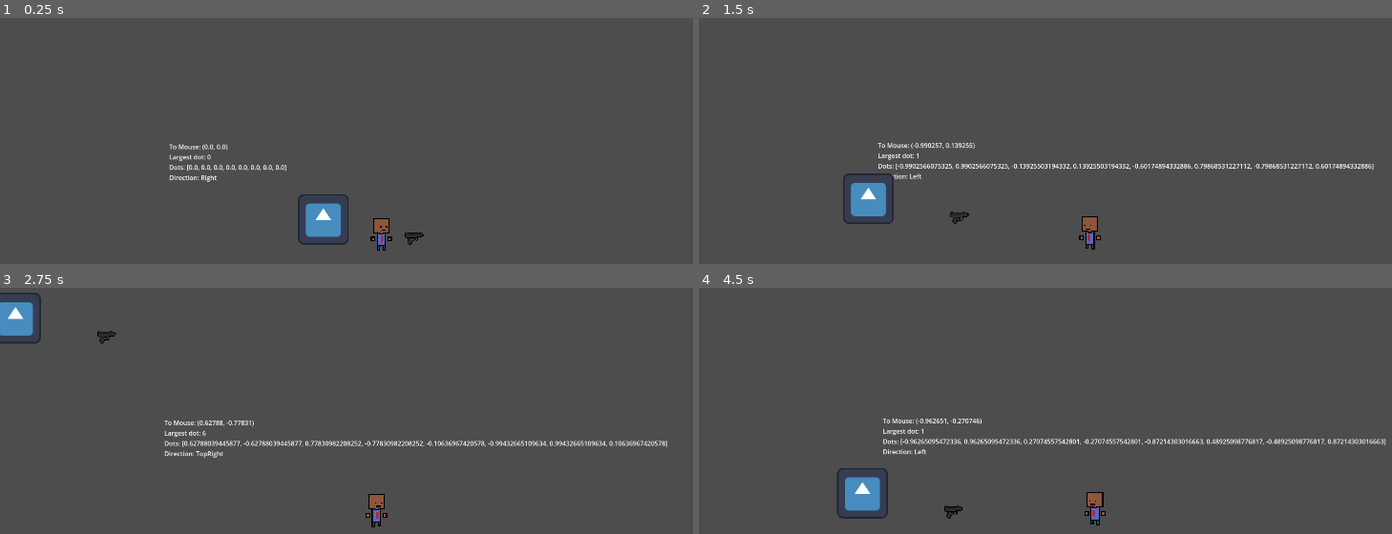
Above: before the commit, frames 1-4 (two rows, left to right).
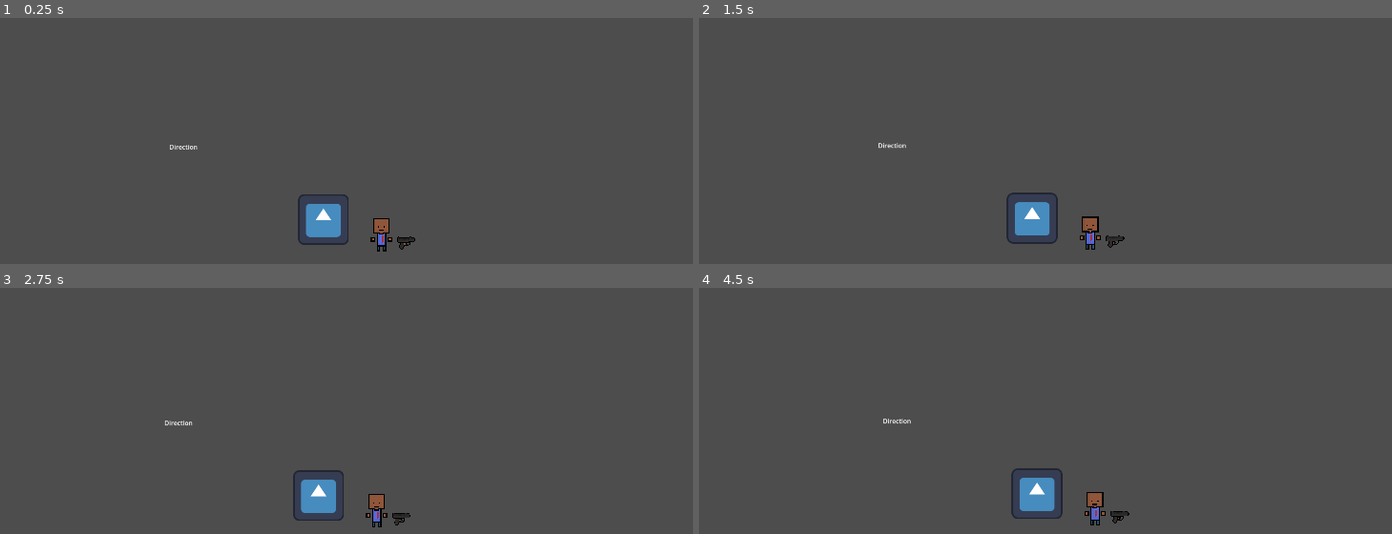
Above: after the commit, the same moments.

Repository: KarumGhag/Hitman-5
Game: Godot game, scene res://World/world.tscn
Two runs of this game, one before a commit and one after it. Both use one fixed random seed, a clock stepped at 60 frames per second and the inputs below. The engine's default icon, where the game draws it, is replaced by a stand-in: a white triangle on a blue panel in a dark square.
Inputs (mouse positions are in pixels of both pictures, inside the frame that each line leads up to):
- Up to frame 1 (0.25 s): no input
- Up to frame 2 (1.5 s): tap Enter at 0.5 s; move the mouse to (1246, 209) at 0.52 s; hold D (right) 0.53-1.28 s; tap Mouse wheel up (nextItem, bound only after the commit) at 0.6, 1.35 s; move the mouse to (927, 254) at 1.27 s; hold S (down) from 1.28 s (still down)
- Up to frame 3 (2.75 s): move the mouse to (457, 408) at 2.02 s; release S (down) at 2.03 s; hold D (right) from 2.03 s (still down); tap Mouse wheel up (nextItem, bound only after the commit) at 2.1 s
- Up to frame 4 (4.5 s): move the mouse to (outside the picture) at 2.77 s; release D (right) at 2.78 s; hold W (up) 2.78-3.53 s; tap Mouse wheel up (nextItem, bound only after the commit) at 2.85, 3.6, 4.35 s; move the mouse to (outside the picture) at 3.52 s; hold A (left) from 3.53 s (still down); move the mouse to (851, 438) at 4.27 s

The runs differ from the first frame. In frame 1, 0.7% of the frame differs, in the area x 24-62%, y 51-95%; in frame 2, 3.1%; in frame 3, 3.2%; in frame 4, 3.3%, in the area x 19-100%, y 53-97%.
Error after the commit: Invalid access to property or key 'global_position' on a base object of type 'Nil'. (res://Player/player.gd:24)

Commit message:
making inventory system

Diff:
--- a/Camera/Camera.tscn
+++ b/Camera/Camera.tscn
@@ -2,5 +2,5 @@
 
 [ext_resource type="Script" uid="uid://diw7inyo7vf7t" path="res://Camera/camera.gd" id="1_h187x"]
 
-[node name="Camera" type="Camera2D"]
+[node name="Camera" type="Camera2D" groups=["Camera"]]
 script = ExtResource("1_h187x")
--- a/Gun System/GunClass.gd
+++ b/Gun System/GunClass.gd
@@ -1,3 +1,3 @@
-extends Node2D
+extends Item
 
 class_name GunClass
--- a/Gun System/GunClass.tscn
+++ b/Gun System/GunClass.tscn
@@ -21,6 +21,7 @@
 
 [sub_resource type="Animation" id="Animation_blotc"]
 length = 0.7
+loop_mode = 1
 tracks/0/type = "value"
 tracks/0/imported = false
 tracks/0/enabled = true
@@ -40,8 +41,17 @@
 &"Pump": SubResource("Animation_blotc")
 }
 
-[node name="GunClass" type="Node2D"]
+[sub_resource type="CircleShape2D" id="CircleShape2D_rj1wu"]
+radius = 149.121
+
+[sub_resource type="CircleShape2D" id="CircleShape2D_thvgv"]
+radius = 50.4207
+
+[node name="GunClass" type="Node2D" node_paths=PackedStringArray("pickUpArea", "pickUpBox")]
 script = ExtResource("1_its6t")
+itemName = "Glock"
+pickUpArea = NodePath("PickUpArea")
+pickUpBox = NodePath("PickUpBox")
 
 [node name="AnimationPlayer" type="AnimationPlayer" parent="."]
 libraries = {
@@ -51,7 +61,6 @@
 
 [node name="Sprite2D" type="Sprite2D" parent="."]
 texture_filter = 1
-position = Vector2(21, -11)
 texture = ExtResource("2_f1gvl")
 hframes = 3
 vframes = 2
@@ -71,3 +80,14 @@
 "source": "res://Art/Guns/Glock.aseprite"
 }
 metadata/_aseprite_wizard_source_file_hash_ = "29d4e4d221828b30f4085f286684e4bd"
+
+[node name="PickUpArea" type="Area2D" parent="."]
+
+[node name="CollisionShape2D" type="CollisionShape2D" parent="PickUpArea"]
+shape = SubResource("CircleShape2D_rj1wu")
+
+[node name="PickUpBox" type="Area2D" parent="."]
+
+[node name="CollisionShape2D" type="CollisionShape2D" parent="PickUpBox"]
+position = Vector2(1, 1.5)
+shape = SubResource("CircleShape2D_thvgv")
--- a/Inventory/ItemClass.gd
+++ b/Inventory/ItemClass.gd
@@ -1,14 +1,17 @@
-extends Node
+extends Node2D
 
 class_name Item
 
+@export_subgroup("Item")
 @export var itemName : String
 
-@export var pickUpArea : Area2D
-@export var pickUpBox : Area2D
+@export var pickUpArea : Area2D	## How close you have to be to pick up an item
+@export var pickUpBox : Area2D	## The area you have to click on to pick up the item
 var canPickUp : bool = false
 var mouseTouching : bool
 var mousePos : Vector2
+var equipped : bool = false
+var inInv : bool = false
 
 func _ready() -> void:
 	pickUpBox.connect("mouse_entered", mouseEnter)
@@ -16,7 +19,15 @@
 
 
 func _process(delta) -> void:
-	pass
+	if equipped:
+		itemProcess(delta)
+		show()
+	elif inInv and not equipped:
+		hide()
+	else:
+		show()
+
+
 
 func mouseEnter() -> void:
 	canPickUp = true
--- /dev/null
+++ b/Inventory/PlayerInv.gd
@@ -0,0 +1,83 @@
+extends Node2D
+
+class_name PlayerInv
+
+var inv : Array[Item] = [null]
+var invSize : int = 10
+var currentItem : Item
+
+var camera : Camera2D
+
+var player : Player
+
+func _ready() -> void:
+    camera = get_tree().get_first_node_in_group("Camera")
+    player = get_tree().get_first_node_in_group("Player")
+
+    inv.resize(invSize)
+    for i in range(len(inv)):
+        if inv[i] != null:
+            currentItem = inv[i]
+            break
+
+func _process(_delta) -> void:
+    for i in range(len(inv)):
+        if inv[i] != null:
+            inv[i].global_position = player.holdPos
+
+
+    if Input.is_action_just_pressed("nextItem"):
+        getNext()
+
+func getNext() -> int:
+    var currentPos : int = getCurrent()
+
+    if currentPos == -1:
+        return -1
+
+    while true:
+
+        if currentPos + 1 == len(inv):
+            currentPos = 0
+            if inv[currentPos] != null:
+                break
+
+        currentPos += 1
+
+        if inv[currentPos] != null:
+            break
+
+
+    return currentPos
+
+
+
+func getPrev() -> int:
+    var currentPos : int = getCurrent()
+
+    if currentPos == -1:
+        return -1
+
+    while true:
+
+        if currentPos - 1 < 0:
+            currentPos = len(inv) - 1
+            if inv[currentPos] != null:
+                break
+
+        currentPos -= 1
+
+        if inv[currentPos] != null:
+            break
+
+
+    return currentPos
+
+
+
+func getCurrent() -> int:
+    for i in range(len(inv)):
+        if inv[i] != null:
+            return i
+
+    return -1
--- a/Player/player.gd
+++ b/Player/player.gd
@@ -19,6 +19,11 @@
 @export var headSprite : Sprite2D
 
 
+@export_subgroup("Inventory")
+@export var holdNode : Node2D
+var holdPos : Vector2 = holdNode.global_position
+@export var inventory : PlayerInv
+
 #Getting direction to face
 var facing : Array[String] = ["Right", "Left", "Up", "Down", "BotRight", "BotLeft", "TopRight", "TopLeft"]
 
@@ -38,6 +43,8 @@
 		directionVectors[i] = directionVectors[i].normalized()
 
 func _process(_delta) -> void:
+	holdPos = holdNode.global_position
+
 
 	mousePosition = get_global_mouse_position()
 
--- a/Player/player.tscn
+++ b/Player/player.tscn
@@ -1,8 +1,9 @@
-[gd_scene load_steps=11 format=3 uid="uid://r1rcdcocn5hc"]
+[gd_scene load_steps=13 format=3 uid="uid://r1rcdcocn5hc"]
 
 [ext_resource type="Script" uid="uid://ckxvqgoqxt3hh" path="res://Player/player.gd" id="1_bvebw"]
 [ext_resource type="Texture2D" uid="uid://d3ttw7pny6au8" path="res://Player/Player.png" id="2_5l58u"]
 [ext_resource type="Texture2D" uid="uid://bi1m84u5rnjuw" path="res://Player/PlayerHead.png" id="2_7wdtj"]
+[ext_resource type="Script" uid="uid://cwij3kfbw3nga" path="res://Inventory/PlayerInv.gd" id="4_gwnis"]
 
 [sub_resource type="RectangleShape2D" id="RectangleShape2D_gfpsm"]
 size = Vector2(5, 5)
@@ -83,7 +84,11 @@
 &"Side": SubResource("Animation_6cbwg")
 }
 
-[node name="Player" type="CharacterBody2D" node_paths=PackedStringArray("bodyAnimator", "headAnimator", "bodySprite", "headSprite", "debugText") groups=["Player"]]
+[sub_resource type="CapsuleShape2D" id="CapsuleShape2D_btcbx"]
+radius = 16.0
+height = 76.0
+
+[node name="Player" type="CharacterBody2D" node_paths=PackedStringArray("bodyAnimator", "headAnimator", "bodySprite", "headSprite", "holdNode", "inventory", "debugText") groups=["Player"]]
 position = Vector2(0, -26)
 script = ExtResource("1_bvebw")
 accel = 0.25
@@ -91,6 +96,8 @@
 headAnimator = NodePath("HeadSprite/HeadAnim")
 bodySprite = NodePath("PlayerBody")
 headSprite = NodePath("HeadSprite")
+holdNode = NodePath("HoldPos")
+inventory = NodePath("Inventory")
 debugText = NodePath("Debug")
 
 [node name="MousePos" type="Area2D" parent="."]
@@ -157,9 +164,19 @@
 &"": SubResource("AnimationLibrary_nwyql")
 }
 
+[node name="Collider" type="CollisionShape2D" parent="."]
+position = Vector2(0, 7)
+shape = SubResource("CapsuleShape2D_btcbx")
+
 [node name="Debug" type="Label" parent="."]
 offset_left = -534.0
 offset_top = -227.0
 offset_right = -463.0
 offset_bottom = -204.0
 text = "Direction"
+
+[node name="Inventory" type="Node2D" parent="."]
+script = ExtResource("4_gwnis")
+
+[node name="HoldPos" type="Node2D" parent="."]
+position = Vector2(21, 18)
--- a/World/world.tscn
+++ b/World/world.tscn
@@ -6,6 +6,7 @@
 [ext_resource type="PackedScene" uid="uid://bktoq8sexfyey" path="res://Gun System/GunClass.tscn" id="4_2726p"]
 
 [node name="World" type="Node2D"]
+position = Vector2(-4, -7)
 
 [node name="Player" parent="." instance=ExtResource("1_4v28w")]
 position = Vector2(289, 221)
--- a/project.godot
+++ b/project.godot
@@ -24,6 +24,10 @@
 
 enabled=PackedStringArray("res://addons/AsepriteWizard/plugin.cfg")
 
+[global_group]
+
+Camera=""
+
 [input]
 
 up={
@@ -46,3 +50,13 @@
 "events": [Object(InputEventKey,"resource_local_to_scene":false,"resource_name":"","device":-1,"window_id":0,"alt_press …(192 unchanged characters)…
 ]
 }
+nextItem={
+"deadzone": 0.2,
+"events": [Object(InputEventMouseButton,"resource_local_to_scene":false,"resource_name":"","device":-1,"window_id":0,"alt_pressed":false,"shift_pressed":false,"ctrl_pressed":false,"meta_pressed":false,"button_mask":0,"position":Vector2(0, 0),"global_position":Vector2(0, 0),"factor":1.0,"button_index":4,"canceled":false,"pressed":false,"double_click":false,"script":null)
+]
+}
+prevItem={
+"deadzone": 0.2,
+"events": [Object(InputEventMouseButton,"resource_local_to_scene":false,"resource_name":"","device":-1,"window_id":0,"alt_pressed":false,"shift_pressed":false,"ctrl_pressed":false,"meta_pressed":false,"button_mask":0,"position":Vector2(0, 0),"global_position":Vector2(0, 0),"factor":1.0,"button_index":5,"canceled":false,"pressed":false,"double_click":false,"script":null)
+]
+}
Not shown: 1 places in Gun System/GunClass.tscn that only renumber resources
Not shown, added: Inventory/PlayerInv.gd.uid
